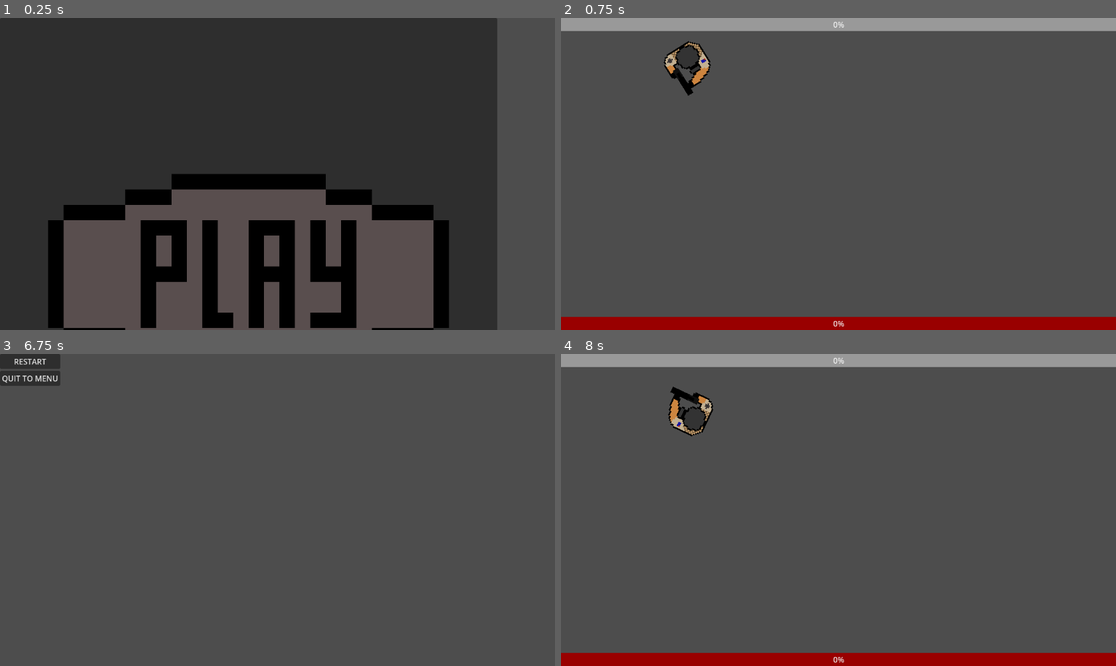
Above: before the commit, frames 1-4 (two rows, left to right).
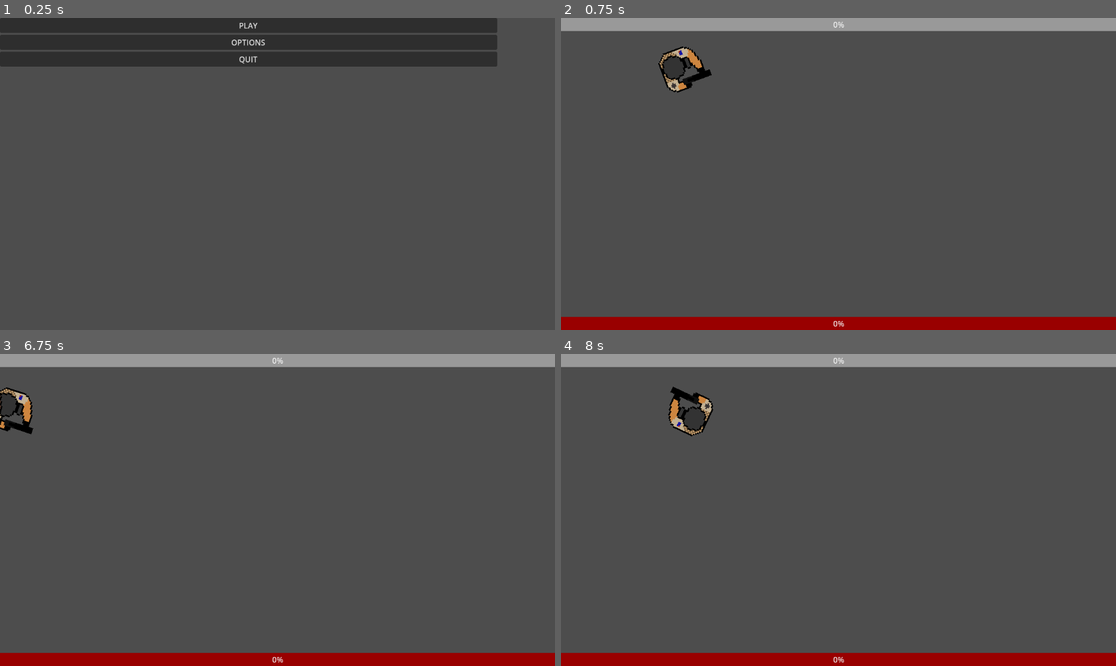
Above: after the commit, the same moments.

Repository: MagmaticPage255/Top-Down-Shooter
Game: Godot game, scene res://Scenes/menu.tscn
The game is run twice, just before and just after one commit, with the same random seed, the same clock (stepped at 60 frames per second) and the same inputs.
Inputs (mouse positions are in pixels of both pictures, inside the frame that each line leads up to; where the layout moved, square brackets give the same spot in the first picture):
- Up to frame 1 (0.25 s): no input
- Up to frame 2 (0.75 s): click (810, 24) [810, 267] at 0.5 s
- Up to frame 3 (6.75 s): tap Enter at 1.25 s; move the mouse to (399, 494) at 1.27 s; hold D (right) 1.28-2.03 s; click (399, 494) at 1.35 s; move the mouse to (166, 525) at 2.02 s; hold S (down) 2.03-2.78 s; click (166, 525) at 2.1 s; move the mouse to (333, 441) at 2.77 s; hold D (right) 2.78-3.53 s; click (333, 441) at 2.85 s; move the mouse to (249, 572) at 3.52 s; hold W (up) 3.53-4.28 s; click (249, 572) at 3.6 s; move the mouse to (444, 556) at 4.27 s; hold A (left) 4.28-5 s; click (444, 556) at 4.35 s; click "RESTART" at 5 s; tap Space at 5.75 s; move the mouse to (111, 463) at 5.77 s; hold A (left) 5.78-6.53 s; click (111, 463) at 5.85 s; move the mouse to (305, 510) at 6.52 s; hold S (down) from 6.53 s (still down); click (305, 510) at 6.6 s
- Up to frame 4 (8 s): release S (down) at 7.25 s; click "RESTART" at 7.25 s

The runs differ from the first frame. In frame 1, 57% of the frame differs, in the area x 0-90%, y 1-100%; in frame 2, 0.9%; in frame 3, 9.6%; in frame 4, nothing differs.

Commit message:
skibidi rizz

Diff:
--- a/Scenes/Enemy#1.gd
+++ b/Scenes/Enemy#1.gd
@@ -8,6 +8,7 @@
 @onready var sprite = $AnimatedSprite2D
 @onready var player = get_tree().get_first_node_in_group("player")
 @export var enemy_health = 10
+@export var dmg = 1
 const EXPERIENCE_DOGTAG = preload("res://Scenes/xp_dogtag.tscn")
 
 var dead = false
@@ -24,7 +25,7 @@
 
 
 	if ray_cast_2d.is_colliding() and ray_cast_2d.get_collider() == player:
-		player.kill()
+		player.take_damage(dmg)
 
 func take_damage(dmg):
 	enemy_health -= dmg
--- a/Scenes/enemy#2.gd
+++ b/Scenes/enemy#2.gd
@@ -8,6 +8,7 @@
 @onready var sprite = $AnimatedSprite2D
 @onready var player = get_tree().get_first_node_in_group("player")
 @export var enemy_health = 10
+@export var dmg = 1
 
 var dead = false
 
@@ -21,7 +22,7 @@
 
 
 	if ray_cast_2d.is_colliding() and ray_cast_2d.get_collider() == player:
-		player.kill()
+		player.take_damage(dmg)
 
 func take_damage(dmg):
 	enemy_health -= dmg
--- a/Scenes/menu.tscn
+++ b/Scenes/menu.tscn
@@ -1,7 +1,6 @@
-[gd_scene load_steps=3 format=3 uid="uid://b6p1in1mo5ukm"]
+[gd_scene load_steps=2 format=3 uid="uid://b6p1in1mo5ukm"]
 
 [ext_resource type="Script" path="res://Scenes/Menu.gd" id="1_m32gq"]
-[ext_resource type="Texture2D" uid="uid://dh5kytqnxxkww" path="res://Other Assests/STUPID ASS MENU BOTTONS.png" id="2_bfj78"]
 
 [node name="Menu" type="Control"]
 layout_mode = 3
@@ -22,7 +21,7 @@
 
 [node name="Play" type="Button" parent="MarginContainer/VBoxContainer"]
 layout_mode = 2
-icon = ExtResource("2_bfj78")
+text = "PLAY"
 
 [node name="Options" type="Button" parent="MarginContainer/VBoxContainer"]
 layout_mode = 2
--- a/Scenes/player.gd
+++ b/Scenes/player.gd
@@ -6,7 +6,7 @@
 @export var SPEED = 300.0
 @export var ACCELERATION = 20.0
 @export var FRICTION = 10.0
-@export var player_health = 10
+@export var player_health = 15
 @export var dmg = 1
 
 var dead = false
@@ -56,3 +56,12 @@
 	if area.is_in_group("Pickup"):
 		if area.has_method("collect"):
 			area.collect()
+
+
+
+func take_damage(dmg):
+	player_health -= dmg
+	if player_health <= 0:
+		dead = true
+		get_tree().change_scene_to_file("res://Scenes/death_screen.tscn")
+	z_index = -1
--- a/Scenes/world.tscn
+++ b/Scenes/world.tscn
@@ -8,9 +8,17 @@
 
 [node name="Enemy#1" parent="." instance=ExtResource("2_t6lmt")]
 position = Vector2(-310, -249)
+SPEED = 200.0
+ACCELERATION = 20.0
+FRICTION = 10.0
+enemy_health = 10
 
 [node name="enemy#2" parent="." instance=ExtResource("3_yk0ga")]
 position = Vector2(-367, 94)
+SPEED = 200.0
+ACCELERATION = 20.0
+FRICTION = 10.0
+enemy_health = 10
 
 [node name="Player" parent="." instance=ExtResource("1_j1deh")]
 position = Vector2(262, 110)
